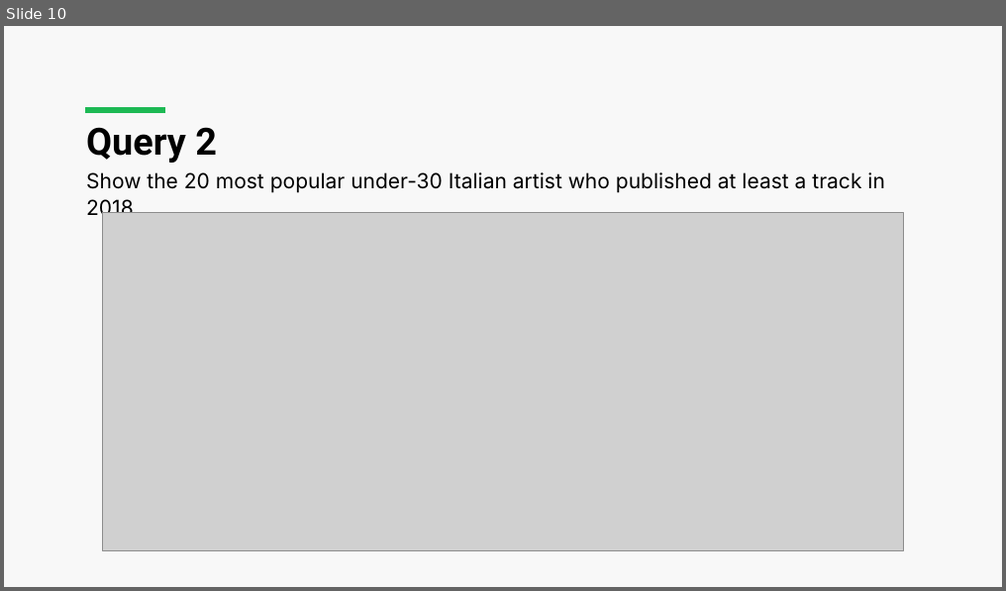
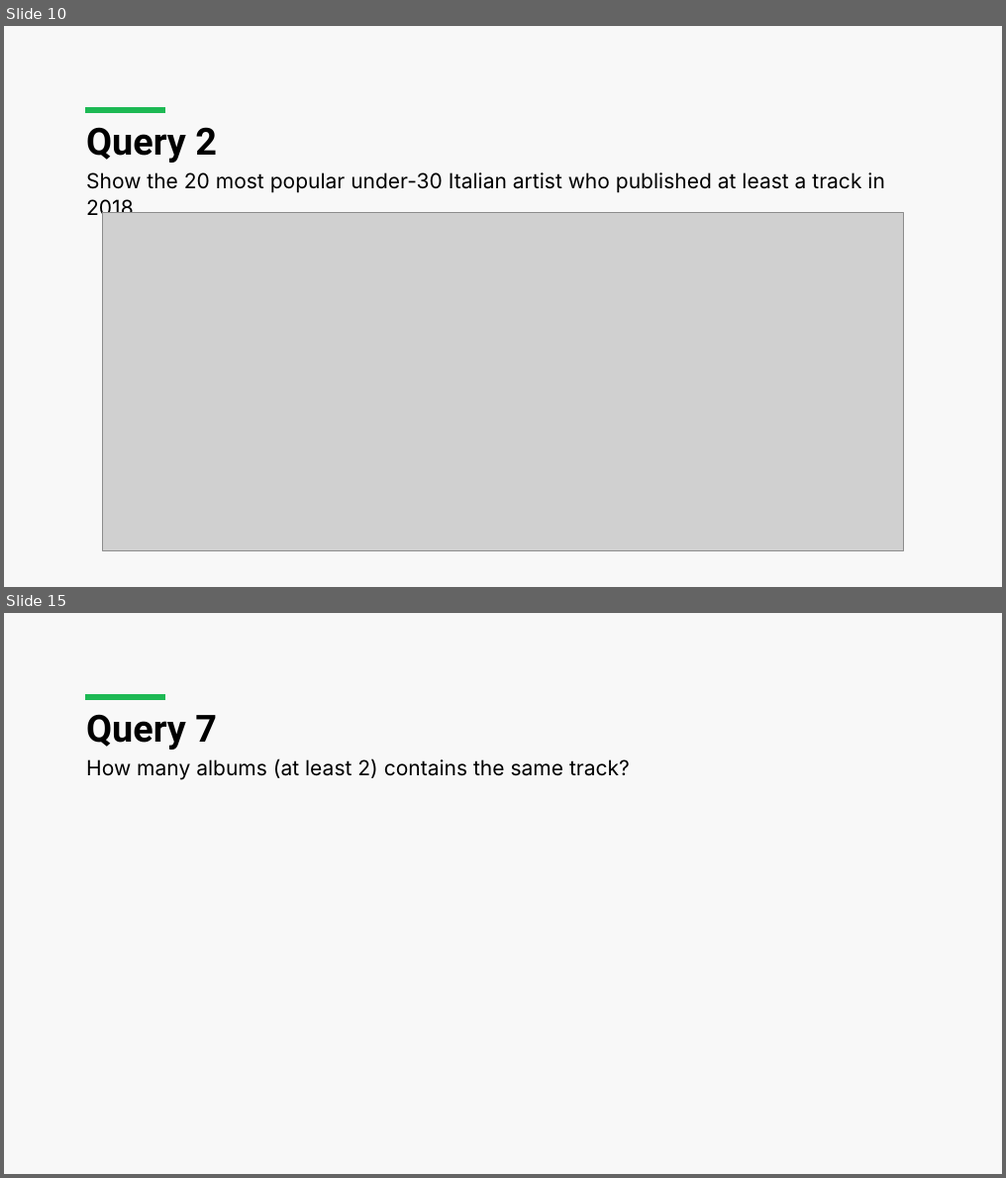
Before and after one commit to luca-martinelli-09/spotify-lod, a slide deck: Spotify_Presentation.pptx. Shown one above the other, each under a label of ours: slide 10 before the commit, slides 10 and 15 after it; the slides between them are not shown. The pictures are 1006x591 and 1006x1178 pixels, drawn with LibreOffice and Linux fonts; fonts in the diff are those of the drawing; grey boxes stand for pictures. Boxes give left, top, right and bottom in pixels: in the first picture for what was removed or moved away, otherwise in the second. Text is boxed around its words. In the diff, an @@ line names an element or a change of style, - is before the commit and + after.

```diff
--- a/Spotify_Presentation.pptx
+++ b/Spotify_Presentation.pptx
@@ slide 15 added at (x1=4, y1=613, x2=1002, y2=1174), background #F8F8F8; not listed: 1 template element that a slide beside it also shows @@
@@ title added at (x1=86, y1=714, x2=217, y2=750), 36 pt, text #000000, bold @@
+Query 7
@@ text added at (x1=86, y1=759, x2=630, y2=780), 20 pt, text #000000 @@
+How many albums (at least 2) contains the same track?
```
Also in this commit, not shown: 1 slide changed, 8 other slides added, 1 other file.
